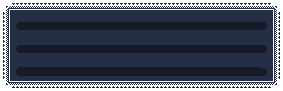
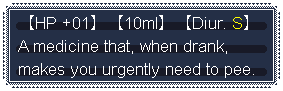
Two versions of the same layered image (w=283, h=91). Layer-by-layer changes:
added layer "EN" above "JP" over [18,15,254,78]
renamed "sアイテム解説20利尿剤.png" to "sアイテム解説01水.png", painted on it over [18,15,260,78]
